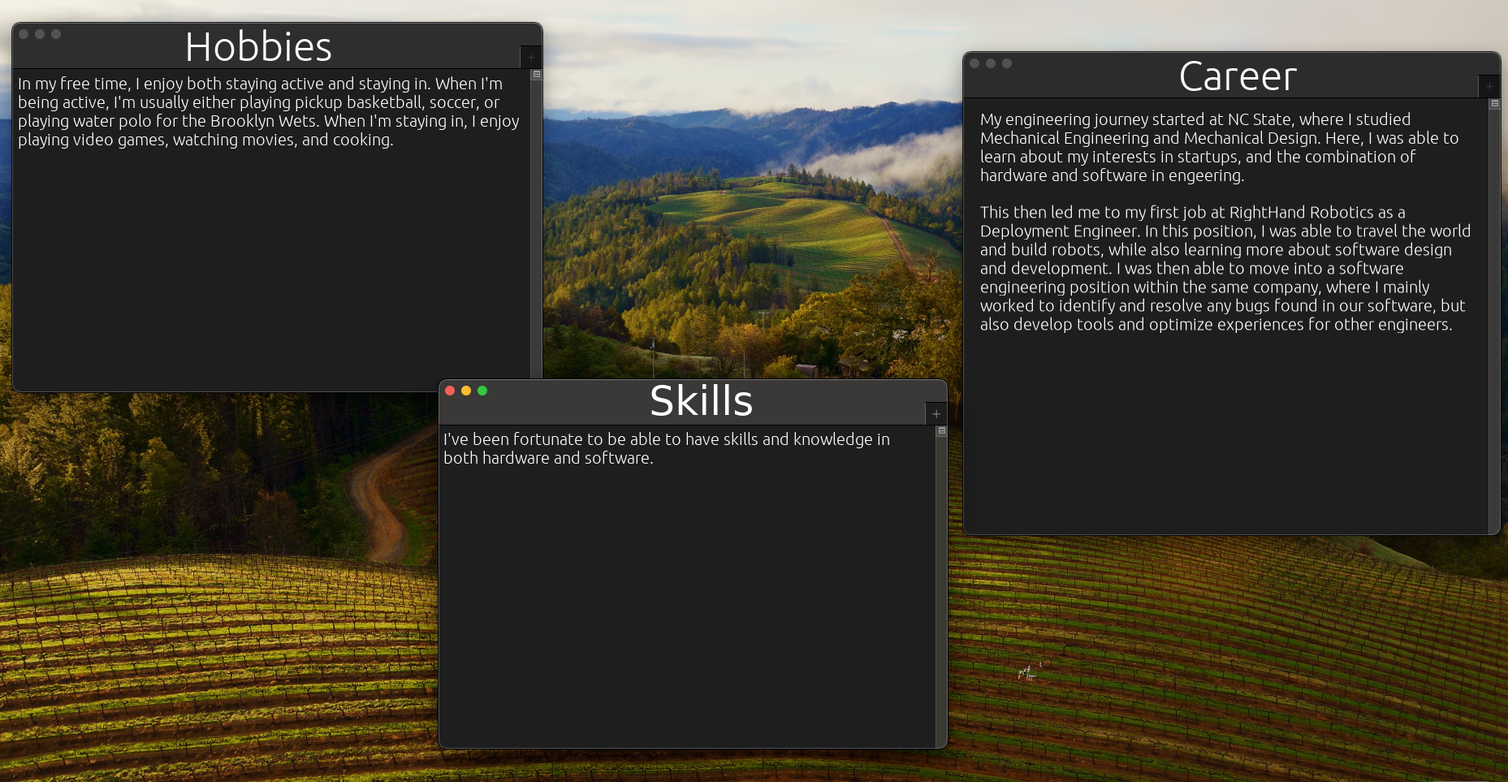
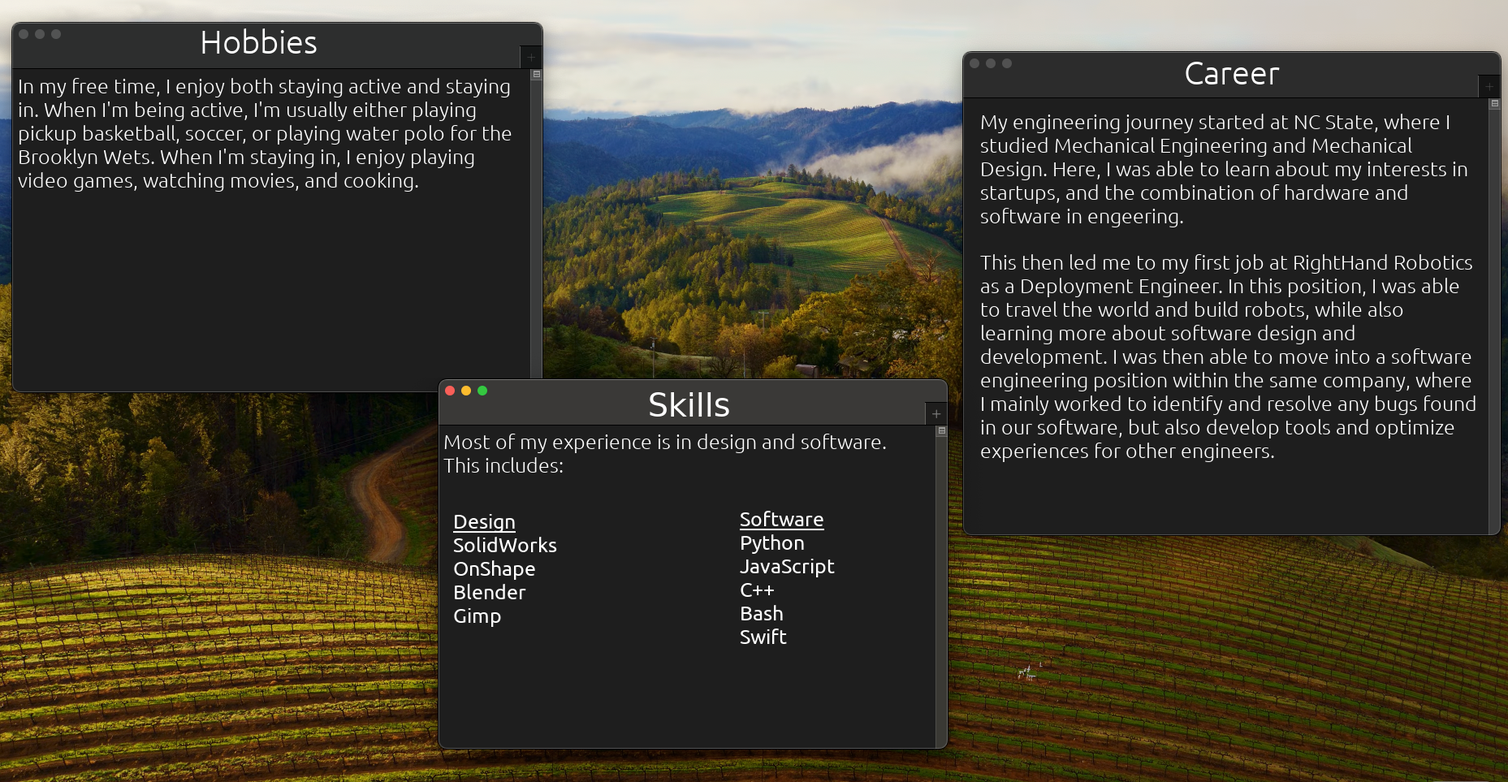
Layered file, before and after one edit (1508 x 782). Changes by layer:
painted on "In my free time, I enjoy both ..." over [17, 76, 519, 192]
added layer "Software ..." above "Design ..." over [739, 510, 835, 645]
added layer "Design ..." above "Most of my experience is in de..." over [453, 514, 558, 627]
renamed "I've been fortunate to be able..." to "Most of my experience is in de...", painted on it over [443, 432, 890, 473]
painted on "My engineering journey started..." over [980, 112, 1476, 463]
painted on "Career" over [1180, 60, 1298, 91]
painted on "Skills" over [649, 384, 753, 417]
painted on "Hobbies ..." over [187, 28, 332, 61]
